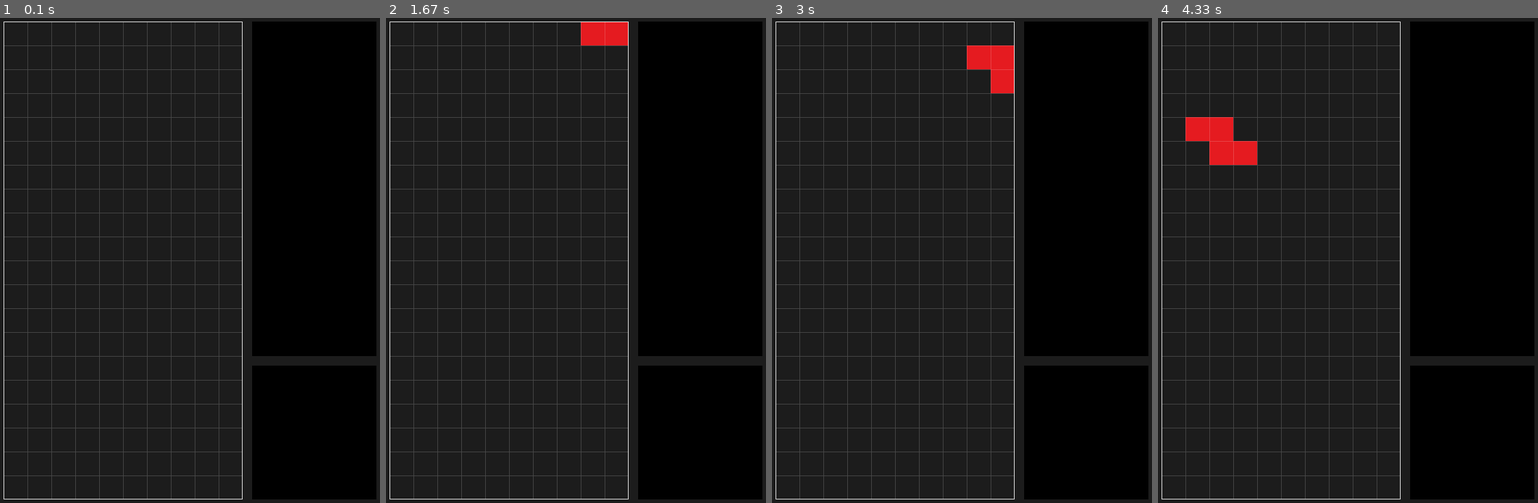
Above: before the commit, frames 1-4 (left to right).
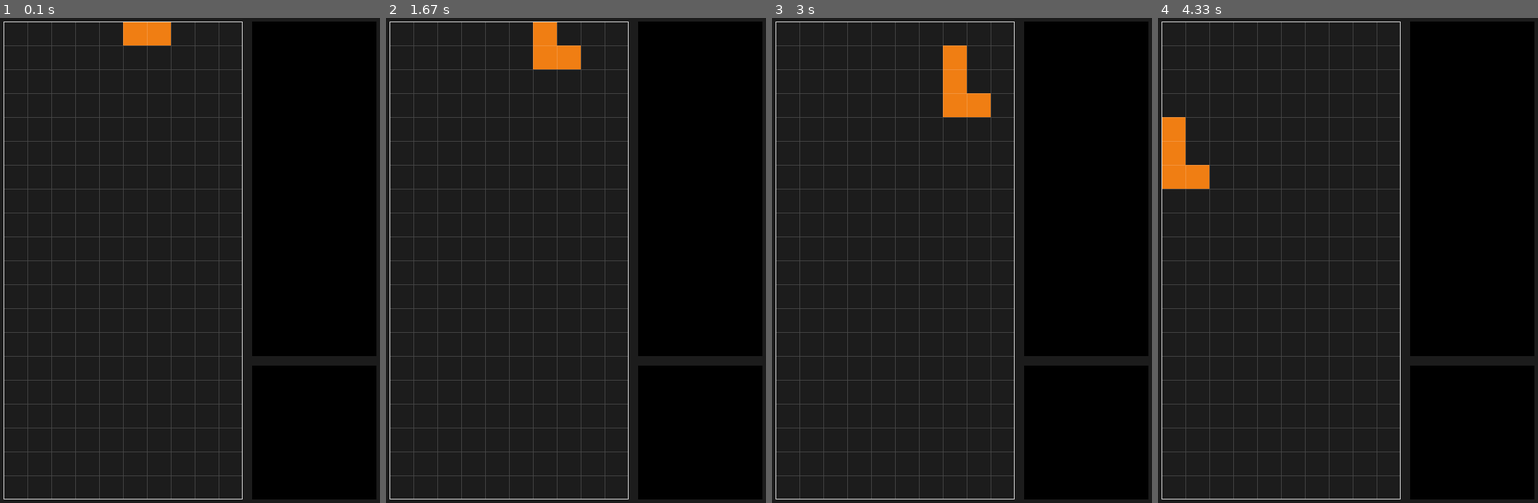
Above: after the commit, the same moments.

Repository: milliorn/learning-playgrounds
Game: pygame game, started from Net Ninja/Build a Tetris Clone with Pygame/main.py
Same seed, same stepped clock (60 frames per second), same inputs: the game is played once before the commit and once after it.
Inputs:
- Up to frame 1 (0.1 s): no input
- Up to frame 2 (1.67 s): hold Right 0.33-0.8 s; hold Right 0.83-1.3 s; hold Left from 1.33 s (still down)
- Up to frame 3 (3 s): release Left at 1.87 s; hold Left 1.9-2.3 s; hold Right 2.33-2.97 s
- Up to frame 4 (4.33 s): hold Left 3-3.47 s; hold Left 3.5-4.03 s; hold Left from 4.07 s (still down)

The runs differ from the first frame. In frame 1, 0.6% of the frame differs, in the area x 32-45%, y 0-6%; in frame 2, 1.5%; in frame 3, 2.2%; in frame 4, 2.5%, in the area x 1-27%, y 20-36%.

Commit message:
collisions

Diff:
--- a/Net Ninja/Build a Tetris Clone with Pygame/game.py
+++ b/Net Ninja/Build a Tetris Clone with Pygame/game.py
@@ -1,6 +1,5 @@
 # Import necessary modules and settings
 from random import choice
-
 from settings import *
 from timer import Timer
 
@@ -16,12 +15,10 @@
             (GAME_WIDTH, GAME_HEIGHT))  # Create a game surface with specified dimensions
         # Get the display surface from Pygame
         self.display = pygame.display.get_surface()
-
         # Define the position of the game surface within the window
         self.rect = self.surface.get_rect(topleft=(PADDING, PADDING))
         # Create a sprite group to hold game sprites
         self.sprites = pygame.sprite.Group()
-
         # Create a surface for drawing grid lines
         self.line_surface = self.surface.copy()
         # Fill the line surface with a color
@@ -30,12 +27,14 @@
         self.line_surface.set_colorkey((0, 255, 0))
         self.line_surface.set_alpha(51)  # Set the alpha value for transparency
 
-        # Create a random tetromino
+        # Create a 2D list for storing field data
+        self.field_data = [[0 for x in range(COLUMNS)] for y in range(ROWS)]
+
         self.tetromino = Tetromino(
-            choice(
-                list(
-                    TETROMINOES.keys())),
-            self.sprites)
+            choice(list(TETROMINOES.keys())),
+            self.sprites,
+            self.create_new_tetromino,
+            self.field_data)  # Create a random tetromino
 
         # Create timers for game actions
         self.timers = {
@@ -47,6 +46,12 @@
         # Activate the vertical move timer
         self.timers['vertical move'].activate()
 
+    def create_new_tetromino(self):
+        """Create a new tetromino."""
+        self.tetromino = Tetromino(
+            choice(list(TETROMINOES.keys())),
+            self.sprites, self.create_new_tetromino, self.field_data)
+
     def timer_update(self):
         """Update all timers."""
         for timer in self.timers.values():
@@ -80,12 +85,10 @@
         # Check if horizontal movement is allowed
         if not self.timers['horizontal move'].active:
             if keys[pygame.K_LEFT]:
-                print('Left key pressed')
                 self.tetromino.move_horizontal(-1)  # Move the tetromino left
                 # Activate the horizontal move timer
                 self.timers['horizontal move'].activate()
             elif keys[pygame.K_RIGHT]:
-                print('Right key pressed')
                 self.tetromino.move_horizontal(1)  # Move the tetromino right
                 # Activate the horizontal move timer
                 self.timers['horizontal move'].activate()
@@ -111,10 +114,8 @@
 
 
 # Class representing a tetromino
-
-
 class Tetromino:
-    def __init__(self, shape, group):
+    def __init__(self, shape, group, create_new_tetromino, field_data):
         """
         Initialize a Tetromino instance.
 
@@ -125,26 +126,72 @@
         self.block_positions = TETROMINOES[shape]['shape']  # Get the positions of blocks for the given shape
         # Get the color of the tetromino
         self.color = TETROMINOES[shape]['color']
+
+        self.create_new_tetromino = create_new_tetromino
+        self.field_data = field_data
 
         # Create blocks for the tetromino using the specified positions and
         # color
         self.blocks = [Block(group, pos, self.color)
                        for pos in self.block_positions]
 
+    def next_move_horizontal_collide(self, blocks, amount):
+        """
+        Check if the tetromino collides with another block horizontally.
+
+        Args:
+            blocks (list): List of blocks to check for collision.
+            amount (int): Amount of movement.
+
+        Returns:
+            bool: True if there is a collision, False otherwise.
+        """
+        collision_list = [block.horizontal_collide(
+            int(block.pos.x + amount), self.field_data) for block in self.blocks]
+        return True if any(collision_list) else False
+
+    def next_move_vertical_collide(self, blocks, amount):
+        """
+        Check if the tetromino collides with another block vertically.
+
+        Args:
+            blocks (list): List of blocks to check for collision.
+            amount (int): Amount of movement.
+
+        Returns:
+            bool: True if there is a collision, False otherwise.
+        """
+        collision_list = [block.vertical_collide(
+            int(block.pos.y + amount), self.field_data) for block in self.blocks]
+
+        return True if any(collision_list) else False
+
     def move_horizontal(self, amount):
         """
-        Move the tetromino horizontally by one block.
-
-        Args:
-            direction (int): Direction of movement (-1 for left, 1 for right).
-        """
-        for block in self.blocks:
-            block.pos.x += amount  # Move the block horizontally by the specified amount
+        Move the tetromino horizontally by the specified amount.
+
+        Args:
+            amount (int): Amount of movement (-1 for left, 1 for right).
+        """
+        # Check if the tetromino will collide with another block horizontally
+        if not self.next_move_horizontal_collide(self.blocks, amount):
+            for block in self.blocks:
+                block.pos.x += amount  # Move the block horizontally by the specified amount
 
     def move_down(self):
         """Move all blocks of the tetromino down by one block."""
-        for block in self.blocks:
-            block.pos.y += 1
+        if not self.next_move_vertical_collide(self.blocks, 1):
+            for block in self.blocks:
+                block.pos.y += 1
+        else:
+            for block in self.blocks:
+                # Add the block to the field data
+                self.field_data[int(block.pos.y)][int(block.pos.x)] = block
+
+            self.create_new_tetromino()
+
+            for row in self.field_data:
+                print(row)  # Print the field data
 
 # Class representing a block (part of a tetromino)
 
@@ -175,6 +222,39 @@
         # Get the block's rectangle (position and size)
         self.rect = self.image.get_rect(topleft=(x, y))
 
+    def horizontal_collide(self, x, field_data):
+        """
+        Check if the block collides with another block horizontally.
+
+        Args:
+            x (int): X-coordinate of the block to check against.
+
+        Returns:
+            bool: True if the block collides with another block horizontally, False otherwise.
+        """
+        if not 0 <= x < COLUMNS:
+            return True
+
+        if field_data[int(self.pos.y)][x]:
+            return True
+
+    def vertical_collide(self, y, field_data):
+        """
+        Check if the block collides with another block vertically.
+
+        Args:
+            y (int): Y-coordinate of the block to check against.
+
+        Returns:
+            bool: True if the block collides with another block vertically, False otherwise.
+        """
+        if y >= ROWS:
+            return True
+
+        if y >= 0 and field_data[y][int(
+                self.pos.x)]:  # Check if the block collides with another block vertically
+            return True
+
     def update(self):
         """Update the block's position based on its current position."""
         self.rect.topleft = self.pos * \
